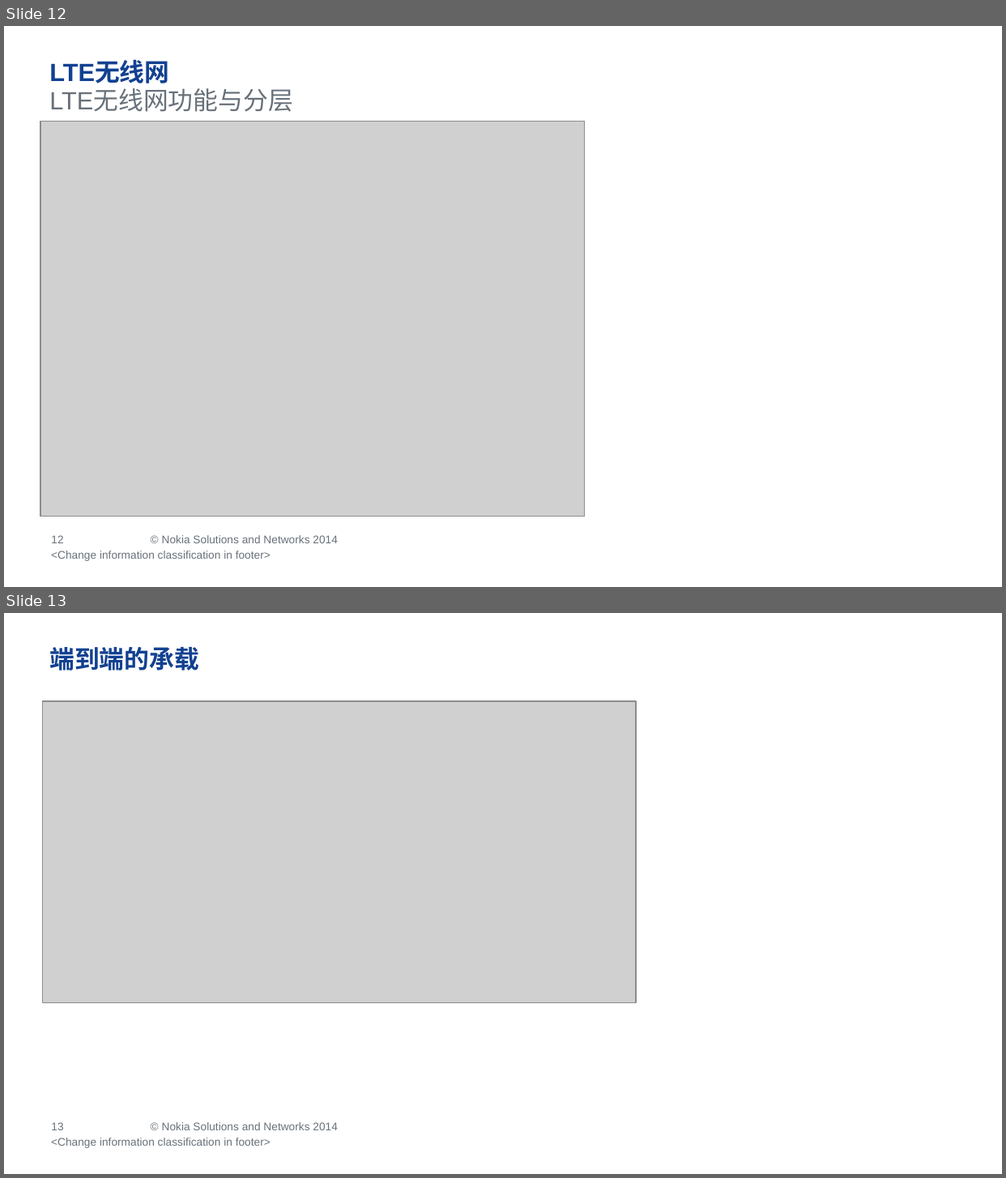
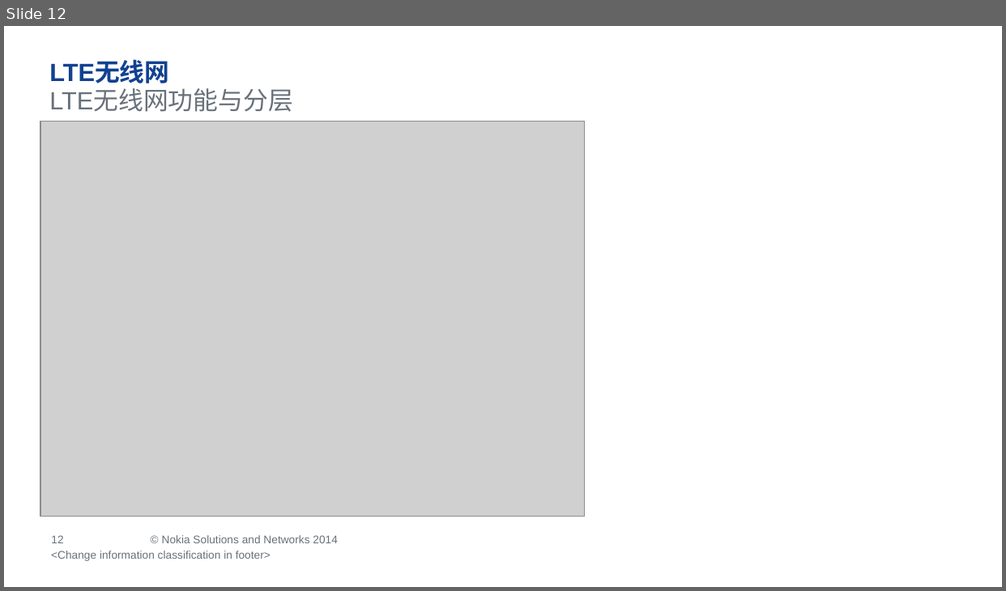
Before and after one commit to ZhouRock/LTE-study, a slide deck: LTE_introduction_by_zhoulei.pptx. Shown one above the other, each under a label of ours: slides 12 and 13 before the commit, slide 12 after it. The pictures are 1006x1178 and 1006x591 pixels, drawn with LibreOffice and Linux fonts; fonts in the diff are those of the drawing; grey boxes stand for pictures; background and template pictures are left out. Boxes give left, top, right and bottom in pixels: in the first picture for what was removed or moved away, otherwise in the second. Text is boxed around its words. In the diff, an @@ line names an element or a change of style, - is before the commit and + after.

```diff
--- a/LTE_introduction_by_zhoulei.pptx
+++ b/LTE_introduction_by_zhoulei.pptx
@@ slide 13 removed at (x1=4, y1=613, x2=1002, y2=1174), background #FFFFFF; not listed: 11 template elements that a slide beside it also shows @@
@@ title removed at (x1=49, y1=647, x2=199, y2=671) @@
-端到端的承载
@@ picture removed at (x1=43, y1=702, x2=636, y2=1004) @@
@@ text removed at (x1=51, y1=1138, x2=270, y2=1148) @@
-<Change information classification in footer>
```
Also in this commit, not shown: 4 slides changed.
